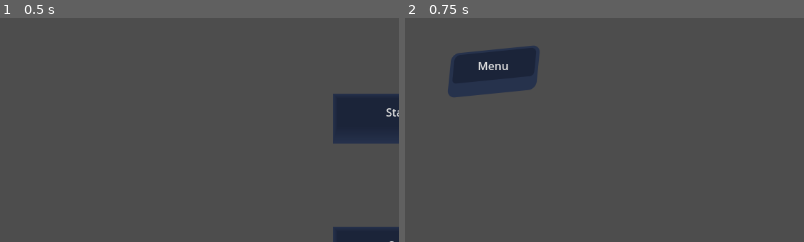
Above: before the commit, frames 1-2 (left to right).
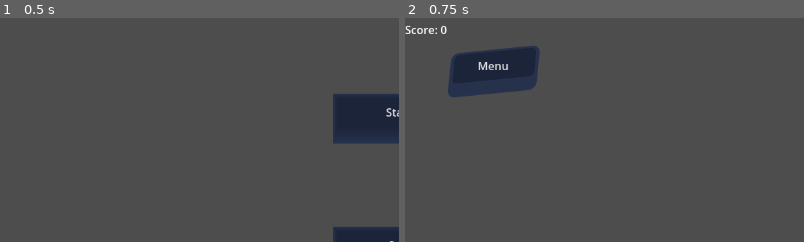
Above: after the commit, the same moments.

Repository: Jincoh/GameJam17
Game: Godot game, scene res://scenes/MainMenu.tscn
Same seed, same stepped clock (60 frames per second), same inputs: the game is played once before the commit and once after it.
Inputs:
- Up to frame 1 (0.5 s): no input
- Up to frame 2 (0.75 s): click "Start" at 0.5 s
The pictures show only the part of the screen within x 0-50%, y 3-53%; the shares and areas given below are measured in that part.

Frame 1 is identical in both runs. In frame 2, 0.2% of the frame differs, in the area x 0-11%, y 3-8%.

Commit message:
completed score system
used autoload to save the score var so it stays through scene unloading

Diff:
--- a/src/project.godot
+++ b/src/project.godot
@@ -15,6 +15,10 @@
 config/features=PackedStringArray("4.4", "GL Compatibility")
 config/icon="res://icon.svg"
 
+[autoload]
+
+Globals="*res://scripts/globals.gd"
+
 [rendering]
 
 renderer/rendering_method="gl_compatibility"
--- a/src/scenes/MainGameScene.tscn
+++ b/src/scenes/MainGameScene.tscn
@@ -7,6 +7,7 @@
 [ext_resource type="Script" uid="uid://4af2s7uft6t2" path="res://scenes/game_logic.gd" id="2_yo3tn"]
 [ext_resource type="StyleBox" uid="uid://dxp1cyqhiiijf" path="res://styles/TurretButtonPressed.tres" id="3_cckdu"]
 [ext_resource type="Script" uid="uid://bb12fl26yq35s" path="res://scenes/label.gd" id="3_v3nyh"]
+[ext_resource type="Script" uid="uid://y506fji2uoee" path="res://scenes/score.gd" id="4_4j5hr"]
 [ext_resource type="StyleBox" uid="uid://dxnwe17f0alui" path="res://styles/TurretButton.tres" id="4_xh18f"]
 [ext_resource type="StyleBox" uid="uid://b8k4eale1nwnd" path="res://styles/MineButtonPressed.tres" id="5_11x1d"]
 [ext_resource type="StyleBox" uid="uid://8hmee30tnv84" path="res://styles/MineButton.tres" id="6_jpwhd"]
@@ -89,6 +90,12 @@
 offset_right = 40.0
 offset_bottom = 23.0
 script = ExtResource("3_v3nyh")
+
+[node name="Score" type="Label" parent="GameLogic"]
+offset_top = 24.0
+offset_right = 40.0
+offset_bottom = 48.0
+script = ExtResource("4_4j5hr")
 
 [node name="Menu" type="Button" parent="."]
 layout_mode = 1
--- a/src/scenes/PauseMenu.tscn
+++ b/src/scenes/PauseMenu.tscn
@@ -1,6 +1,7 @@
-[gd_scene load_steps=8 format=3 uid="uid://1rbmbd6epijo"]
+[gd_scene load_steps=9 format=3 uid="uid://1rbmbd6epijo"]
 
 [ext_resource type="Script" uid="uid://tbq5vblfqfdd" path="res://scripts/pause_menu.gd" id="1_2yxiw"]
+[ext_resource type="Script" uid="uid://y506fji2uoee" path="res://scenes/score.gd" id="2_40atx"]
 [ext_resource type="StyleBox" uid="uid://b8k4eale1nwnd" path="res://styles/MineButtonPressed.tres" id="2_jiu6o"]
 [ext_resource type="StyleBox" uid="uid://5t2ayr2shtd" path="res://styles/FlameButtonPressed.tres" id="2_komsw"]
 [ext_resource type="StyleBox" uid="uid://ex2fw48c28wf" path="res://styles/FlameButton.tres" id="3_5w6ei"]
@@ -39,6 +40,12 @@
 grow_horizontal = 2
 grow_vertical = 2
 script = ExtResource("1_2yxiw")
+
+[node name="Score" type="Label" parent="."]
+layout_mode = 0
+offset_right = 40.0
+offset_bottom = 23.0
+script = ExtResource("2_40atx")
 
 [node name="ColorRect" type="ColorRect" parent="."]
 layout_mode = 0
--- a/src/scenes/game_logic.gd
+++ b/src/scenes/game_logic.gd
@@ -47,8 +47,9 @@
 		time_passed += delta
 		ts = convert_to_string(time_passed)
 	else:
-		var scene: String =  "res://scenes/NightEnd.tscn"
-		get_tree().change_scene_to_file(scene)
+		var NightEndScene: String =  "res://scenes/NightEnd.tscn"
+		Globals.score += 1
+		get_tree().change_scene_to_file(NightEndScene)
 
 	if arr_index < 7 and int(time_passed) == tarr[arr_index]:
 		print(sarr[arr_index])
--- /dev/null
+++ b/src/scenes/score.gd
@@ -0,0 +1,4 @@
+extends Label
+
+func _process(_delta: float) -> void:
+	text = "Score: %s" % Globals.score
--- /dev/null
+++ b/src/scripts/globals.gd
@@ -0,0 +1,3 @@
+extends Node
+
+var score = 0
Not shown: 1 places in src/scenes/MainGameScene.tscn that only renumber resources
Not shown, added: src/scenes/score.gd.uid
Not shown, added: src/scripts/globals.gd.uid
